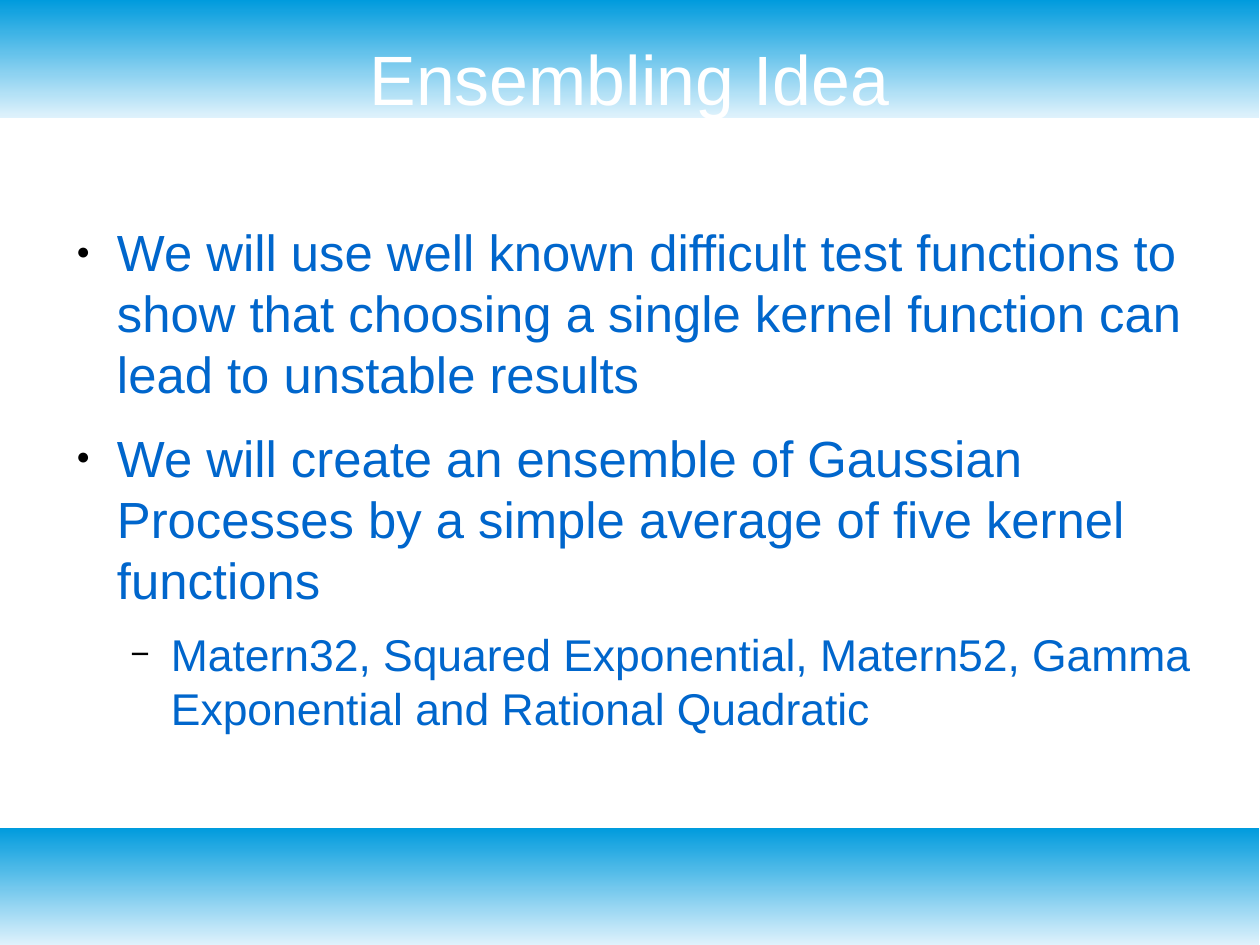
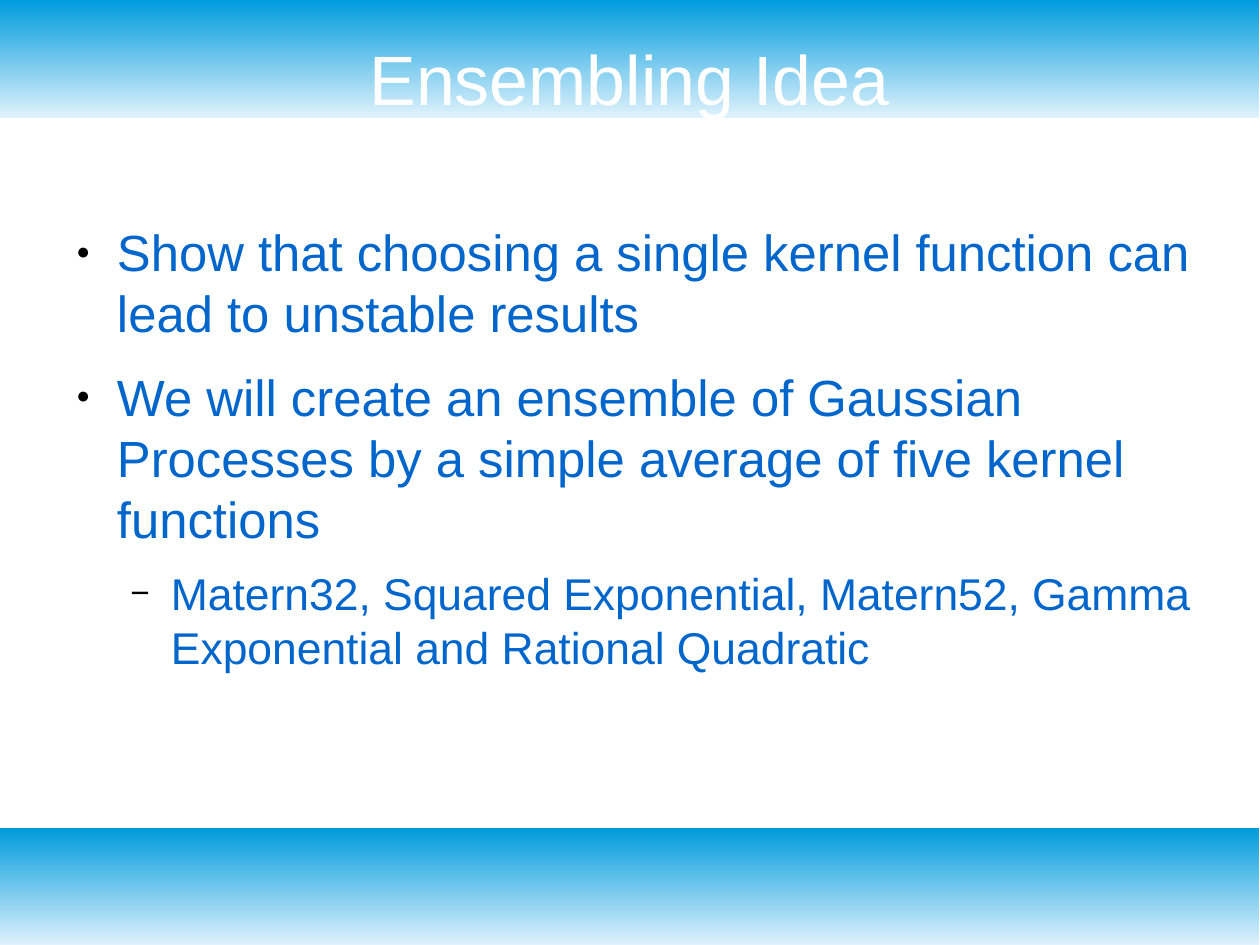
Before and after one commit to dataronio/ThinkfulCapstone, a slide deck: slide 17 of CapstoneDeck.odp. Drawn at 1260x945 pixels with LibreOffice and Linux fonts; fonts in the diff are those of the drawing. Boxes give left, top, right and bottom in pixels: in the first picture for what was removed or moved away, otherwise in the second. Text is boxed around its words. In the diff, an @@ line names an element or a change of style, - is before the commit and + after.

Commit message:
final push

```diff
--- a/CapstoneDeck.odp
+++ b/CapstoneDeck.odp
@@ text at [117,234,1190,333]: text changed @@
-● We will use well known difficult test functions to show that choosing a single kernel function can lead to unstable results
+● Show that choosing a single kernel function can lead to unstable results
```
Also in this commit, not shown: 1 other slide changed.
